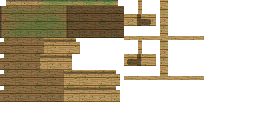
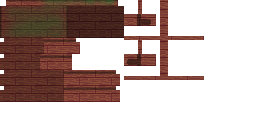
Comparing the layer stacks of the two 256 × 128 images. Changes:
hid group "Oak" (2 layers) over [0, 0, 204, 102]
added group "Mangrove" with 2 layers in group "Variants" over [0, 0, 204, 102]
added layer "Oar Base" (7th of 7, in "Variants" › "Mangrove") in group "Mangrove" over [124, 0, 204, 80]
added layer "Boat Base" (7th of 7, in "Variants" › "Mangrove") in group "Mangrove" over [0, 0, 124, 102]
